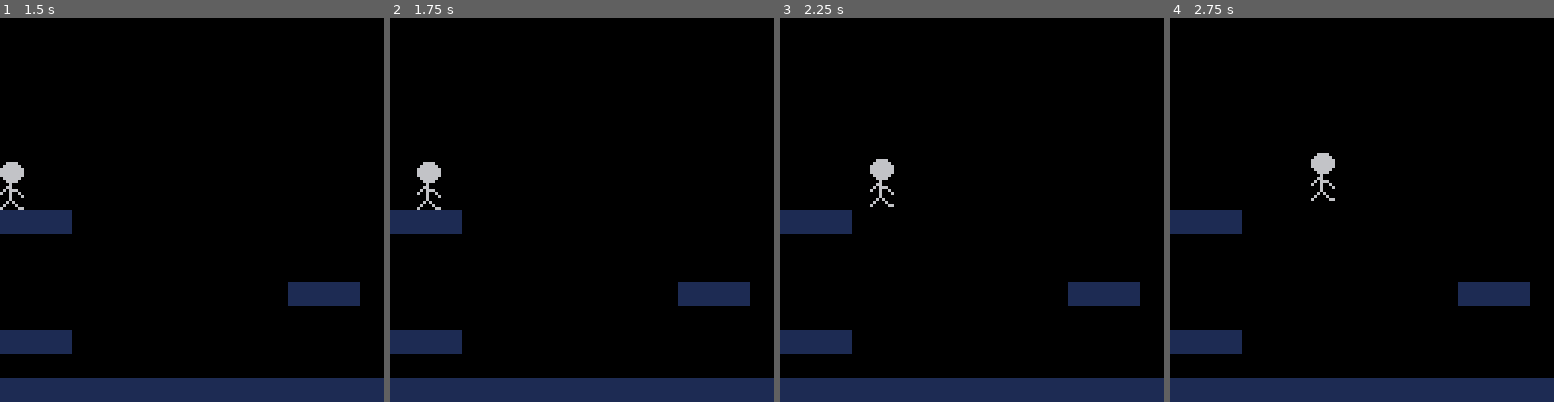
Above: before the commit, frames 1-4 (left to right).
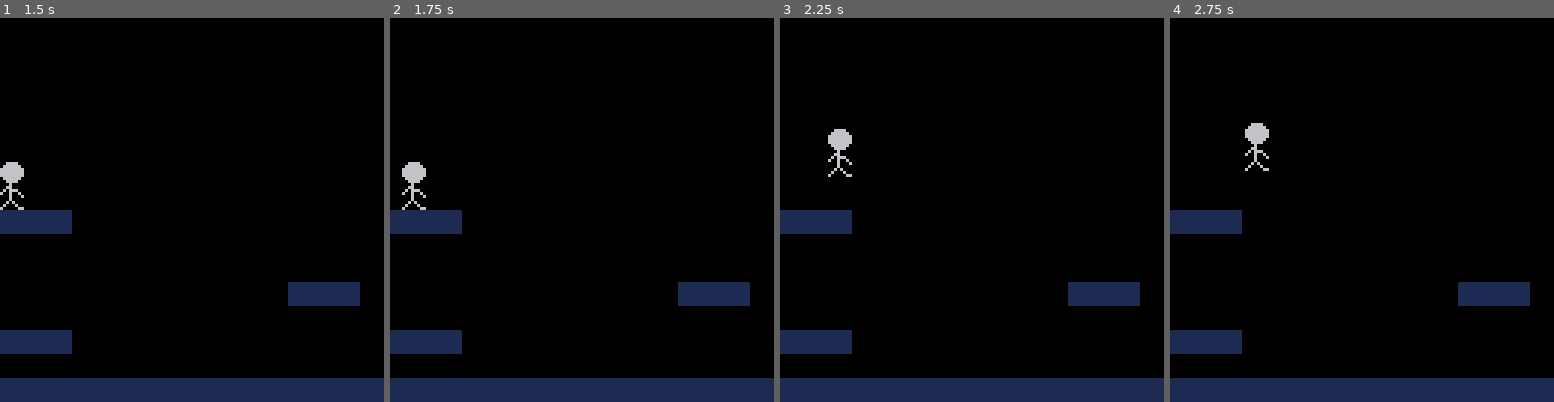
Above: after the commit, the same moments.

Repository: xMunchy/Mirror_Image
Game: PICO-8 cartridge prog.p8
The game is run twice, just before and just after one commit, with the same random seed, the same clock (stepped at 60 frames per second) and the same inputs.
Inputs:
- Up to frame 1 (1.5 s): no input
- Up to frame 2 (1.75 s): hold Right from 1.6 s (still down)
- Up to frame 3 (2.25 s): release Right at 2.1 s; hold Up from 2.15 s (still down)
- Up to frame 4 (2.75 s): release Up at 2.42 s; hold Right from 2.47 s (still down)

Frame 1 is identical in both runs. In frame 2, 0.6% of the frame differs, in the area x 3-14%, y 37-50%; in frame 3, 0.8%, in the area x 12-30%, y 28-50%; in frame 4, 0.8%.

Commit message:
Changed some crouching functionality
can no longer jump while crouching, move slower.

Diff:
--- a/prog.p8
+++ b/prog.p8
@@ -2,6 +2,9 @@
 version 16
 __lua__
 function _init()
+ -- game variables --
+ prev_t = time()
+
  -- player dynamic variables --
  player = {}
  player.s = 1 --sprite
@@ -9,6 +12,7 @@
  player.s_h = 2
  player.x = 0 --position
  player.y = 0
+ player.speed = 32
  player.is_crouching = false
  -- player jumping --
  player.is_jumping = false
@@ -31,14 +35,19 @@
  player.stand_s = 1 --sprite
  player.stand_w = 1 --sprite size
  player.stand_h = 2
+ player.stand_speed = 32
  player.crouch_s = 18 --sprite
  player.crouch_w = 1 --sprite size
  player.crouch_h = 1
+ player.crouch_speed = 16
  player.can_triplej = false
 
 end
 -->8
 function can_jump()
+ if player.is_crouching then
+  return false
+ end
  if player.njump == 3 then
   return false
  end
@@ -124,27 +133,36 @@
 end
 -->8
 function _update60()
+ dt = time() - prev_t
+ prev_t = time()
  local x1 = player.x
  local x2 = player.x+player.s_w*8
  local y1 = player.y
  local y2 = player.y+player.s_h*8
- if(btn(0) and not h_collide(x1-1,y1,y2-1,0)) player.x -= 1
- if(btn(1) and not h_collide(x2,y1,y2-1,0)) player.x += 1
+ -- walk
+ if(btn(0) and not h_collide(x1-1,y1,y2-1,0)) player.x -= player.speed*dt
+ if(btn(1) and not h_collide(x2,y1,y2-1,0)) player.x += player.speed*dt
+ -- jump
  if btnp(2) and can_jump() then
   start_jump()
  end
+ -- crouch
  if btn(3) then
+  player.is_crouching = true
   player.y += (player.s_h-player.crouch_h)*8
   player.x += (player.s_w-player.crouch_w)*8
   player.s = player.crouch_s
   player.s_h = player.crouch_h
   player.s_w = player.crouch_w
+  player.speed = player.crouch_speed
  elseif not v_collide(x1,x2,y1-1,0) then
+  player.is_crouching = false
   player.y += (player.s_h-player.stand_h)*8
   player.x += (player.s_w-player.stand_w)*8
   player.s = player.stand_s
   player.s_h = player.stand_h
   player.s_w = player.stand_w
+  player.speed = player.stand_speed
  end
  if(player.is_jumping) jump()
  fall()
